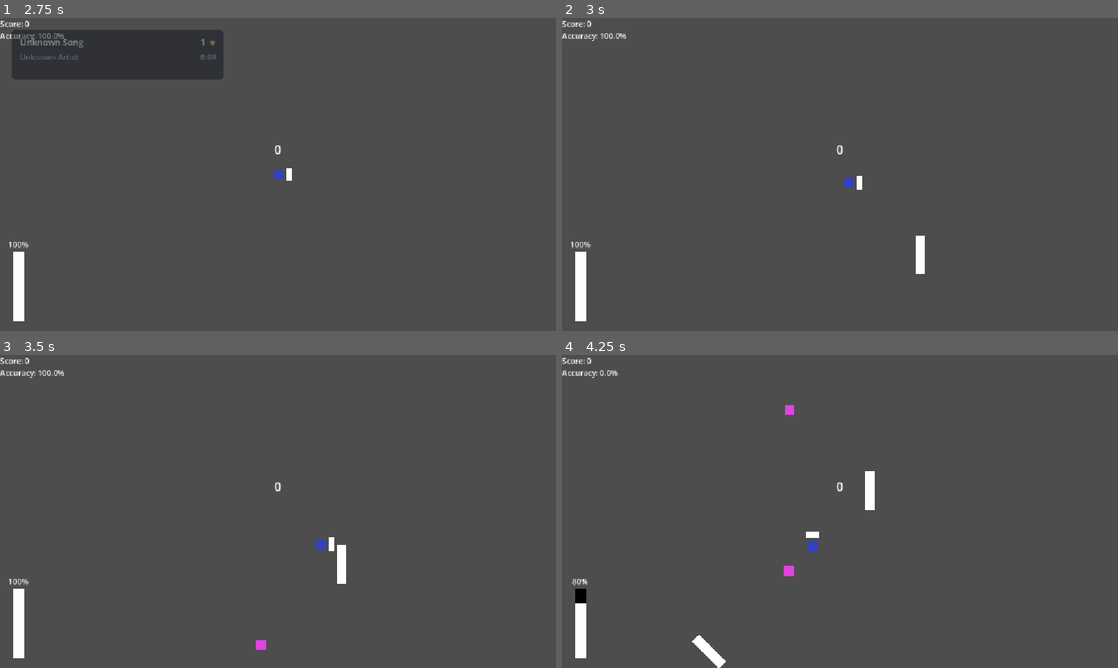
Above: before the commit, frames 1-4 (two rows, left to right).
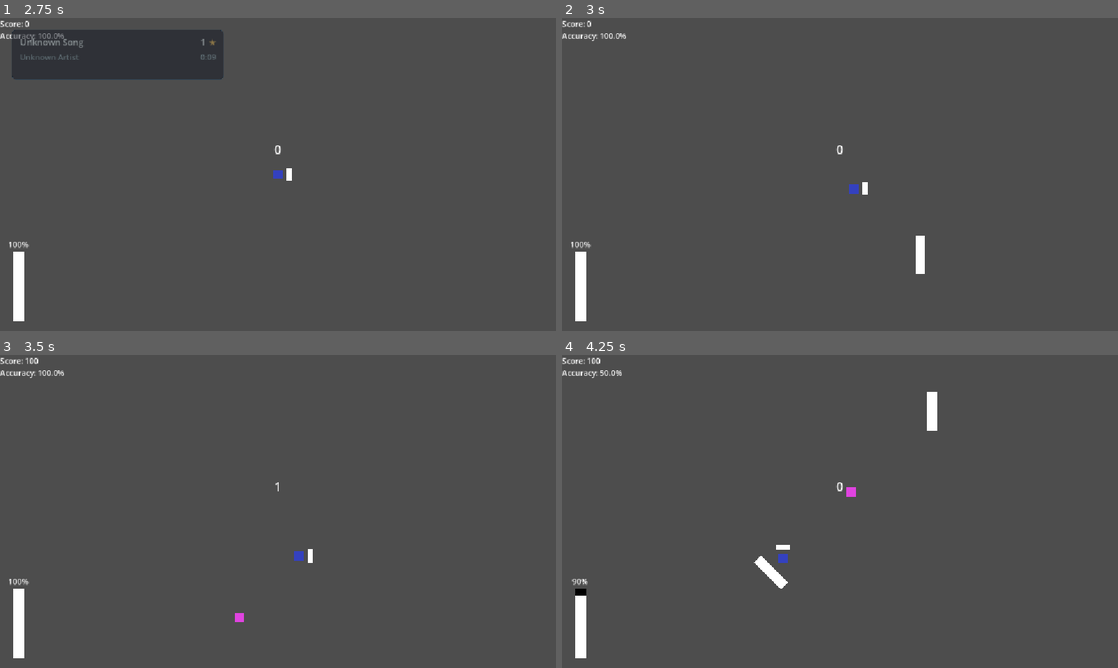
Above: after the commit, the same moments.

Repository: ftambler/godot-rythm-game
Game: Godot game, scene res://scenes/ui/Menu.tscn
The game is run twice, just before and just after one commit, with the same random seed, the same clock (stepped at 60 frames per second) and the same inputs.
Inputs:
- Up to frame 1 (2.75 s): click "Play" at 0.5 s; tap Enter at 1.25 s; hold Right (shield_right) 1.28-2.03 s; hold Space (hit_orb) 1.28-2.03 s; hold Down (shield_down) from 2.03 s (still down); tap Space (hit_orb) at 2.1 s
- Up to frame 2 (3 s): release Down (shield_down) at 2.78 s; hold Right (shield_right) from 2.78 s (still down); hold Space (hit_orb) from 2.78 s (still down)
- Up to frame 3 (3.5 s): keep holding Right (shield_right); keep holding Space (hit_orb)
- Up to frame 4 (4.25 s): release Right (shield_right) at 3.53 s; release Space (hit_orb) at 3.53 s; hold Up (shield_up) from 3.53 s (still down); tap Space (hit_orb) at 3.6 s

Frame 1 is identical in both runs. In frame 2, 0.2% of the frame differs, in the area x 50-55%, y 50-57%; in frame 3, 0.6%; in frame 4, 1.4%, in the area x 1-68%, y 0-100%.

Commit message:
Changed speeds

Diff:
--- a/scripts/player/PlayerSpeed.gd
+++ b/scripts/player/PlayerSpeed.gd
@@ -8,9 +8,9 @@
 }
 
 const VALUES := {
-	Type.SPEED_1: 300.0,
-	Type.SPEED_2: 500.0,
-	Type.SPEED_3: 700.0
+	Type.SPEED_1: 500.0,
+	Type.SPEED_2: 700.0,
+	Type.SPEED_3: 900.0
 }
 
 static func get_value(speed_type: Type) -> float:
